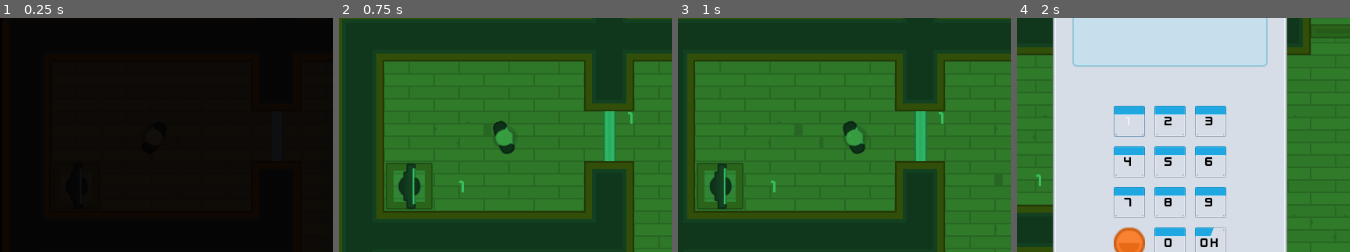
Above: before the commit, frames 1-4 (left to right).
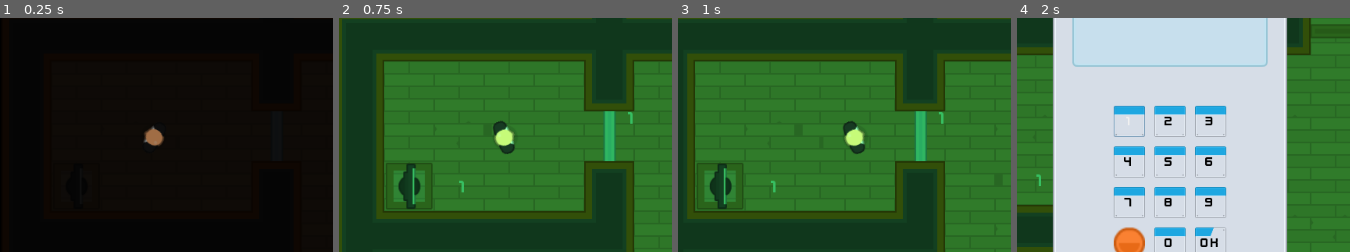
Above: after the commit, the same moments.

Repository: kleimaj/top-down-sneaky
Game: Godot game, scene res://Levels/Level1.tscn
Two runs of this game, one before a commit and one after it. Both use one fixed random seed, a clock stepped at 60 frames per second and the inputs below.
Inputs (mouse positions are % of the whole screen's width and height, from its top left):
- Up to frame 1 (0.25 s): no input
- Up to frame 2 (0.75 s): tap Enter at 0.5 s; move the mouse to (81, 29) at 0.52 s; hold D (move_right) from 0.53 s (still down); tap Space (fire) at 0.6 s; click (81, 29) at 0.67 s
- Up to frame 3 (1 s): keep holding D (move_right)
- Up to frame 4 (2 s): move the mouse to (48, 50) at 1.27 s; release D (move_right) at 1.28 s; hold S (move_down) from 1.28 s (still down); tap E (toggle_disguise) at 1.35 s; click (48, 50) at 1.42 s
The pictures show only the part of the screen within x 17-67%, y 25-75%; the shares and areas given below are measured in that part.

The runs differ from the first frame. In frame 1, 0.4% of the frame differs, in the area x 43-50%, y 46-55%; in frame 2, 0.4%; in frame 3, 0.4%; in frame 4, nothing differs.
Error in both runs: Invalid get index '0' (on base: 'PoolVector2Array'). (res://Characters/NPCs/Guard.gd:22)

Commit message:
highlights player and box sprites

Diff:
--- a/Characters/Player.tscn
+++ b/Characters/Player.tscn
@@ -14,3 +14,7 @@
 [node name="Camera2D" type="Camera2D" parent="." index="2"]
 current = true
 smoothing_enabled = true
+
+[node name="Light2D" type="Light2D" parent="." index="4"]
+texture = ExtResource( 3 )
+energy = 0.75
--- a/Player.gd
+++ b/Player.gd
@@ -3,7 +3,9 @@
 var motion = Vector2()
 
 const PLAYER_SPRITE = "res://GFX/PNG/Hitman 1/hitman1_stand.png"
+const PLAYER_LIGHT = "res://GFX/PNG/Hitman 1/hitman1_stand.png"
 const BOX_SPRITE = "res://GFX/PNG/Tiles/tile_130.png"
+const BOX_LIGHT = "res://GFX/PNG/Tiles/tile_130.png"
 const HUMAN_OCCLUDER = "res://Characters/HumanOccluder.tres"
 const BOX_OCCLUDER = "res://Characters/BoxOccluder.tres"
 
@@ -43,12 +45,14 @@
 
 func reveal():
 	$Sprite.texture = load(PLAYER_SPRITE)
+	$Light2D.texture = load(PLAYER_LIGHT)
 	$LightOccluder2D.occluder = load(HUMAN_OCCLUDER)
 	disguised = false
 	collision_layer = 1
 
 func disguise():
 	$Sprite.texture = load(BOX_SPRITE)
+	$Light2D.texture = load(BOX_LIGHT)
 	$LightOccluder2D.occluder = load(BOX_OCCLUDER)
 	disguised = true
 	collision_layer = 16
